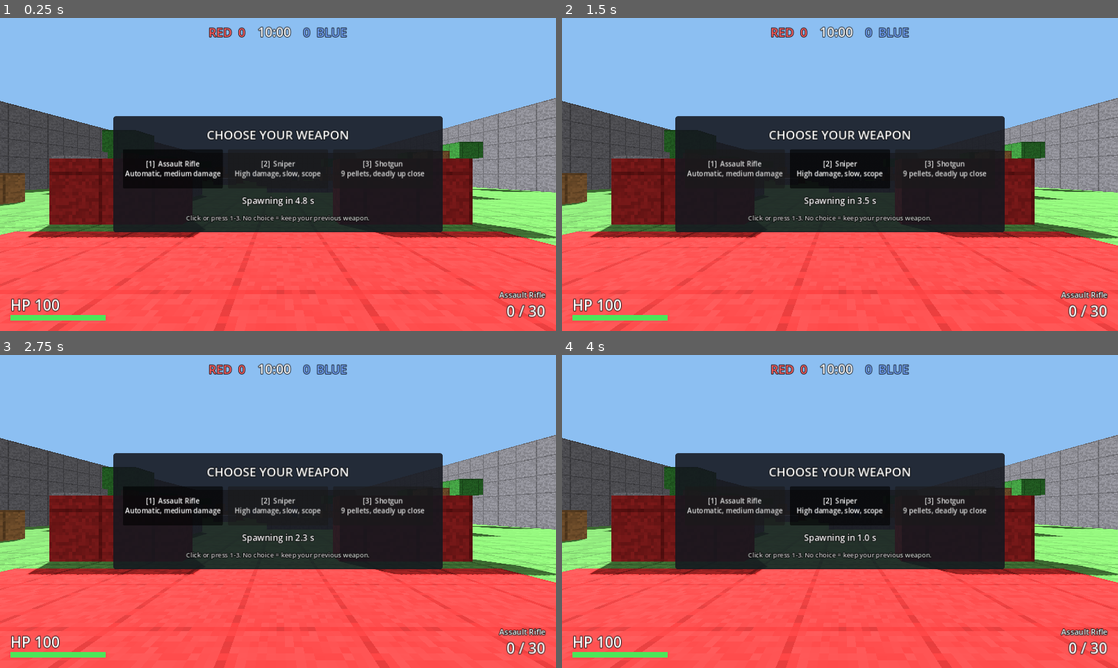
Above: before the commit, frames 1-4 (two rows, left to right).
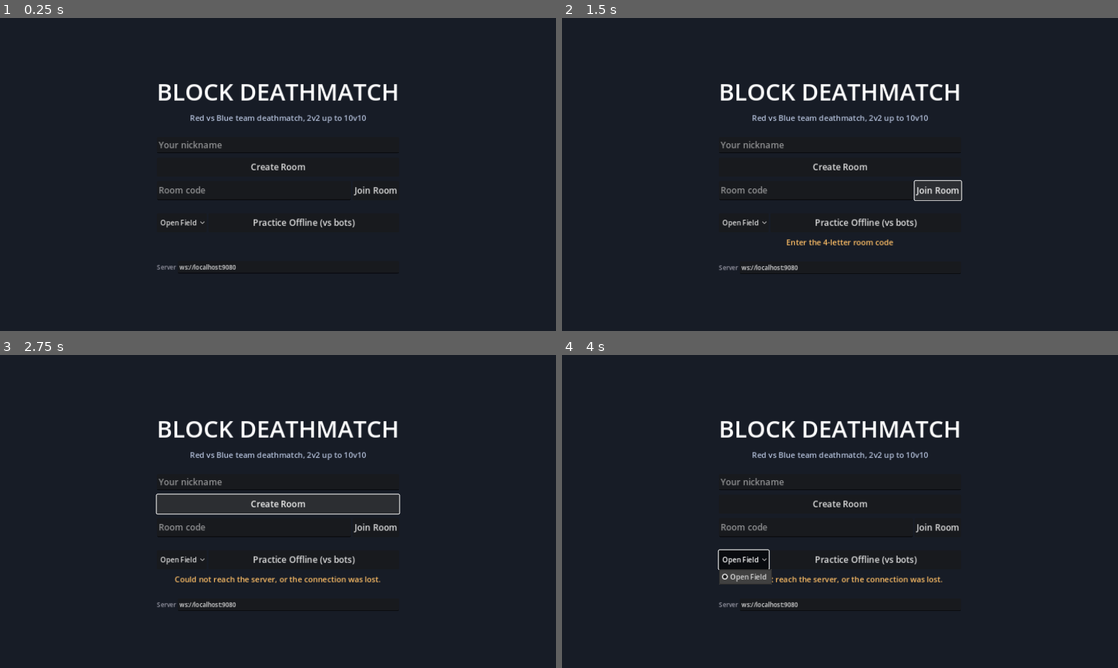
Above: after the commit, the same moments.

Repository: HarisSuta34/deathmatch_game
Game: Godot game, scene res://main.tscn
Two runs of this game, one before a commit and one after it. Both use one fixed random seed, a clock stepped at 60 frames per second and the inputs below.
Inputs (mouse positions are in pixels of both pictures, inside the frame that each line leads up to):
- Up to frame 1 (0.25 s): no input
- Up to frame 2 (1.5 s): click (840, 168) at 0.5 s, where only the run after the commit has a clickable "Create Room"; click (940, 190) at 1.25 s, where only the run after the commit has a clickable "Join Room"
- Up to frame 3 (2.75 s): click (172, 505) at 2 s, where only the run before the commit has a clickable "[1] Assault Rifle Automatic, …"
- Up to frame 4 (4 s): click (840, 505) at 2.75 s, where only the run before the commit has a clickable "[2] Sniper High damage, slow,…"; click (745, 558) at 3.5 s, where only the run after the commit has a clickable "Open Field"

The runs differ from the first frame. In frame 1, 83% of the frame differs, in the area x 0-100%, y 0-100%; in frame 2, 82%; in frame 3, 84%; in frame 4, 82%.

Commit message:
Milestone 3: WebSocket server/client, rooms with codes, lobby, interpolation, server-authoritative combat
Co-Authored-By: Claude Fable 5.2 <noreply@anthropic.com>

Diff:
--- /dev/null
+++ b/scripts/client/menu.gd
@@ -0,0 +1,259 @@
+extends Control
+# Main menu (nickname, create/join room, practice) and the room lobby. Built in code.
+
+const Config = preload("res://scripts/config.gd")
+const Maps = preload("res://scripts/shared/maps.gd")
+const Room = preload("res://scripts/shared/room.gd")
+
+const MINUTES := [5, 10, 15]
+const SETTINGS := "user://settings.cfg"
+
+var main_page: VBoxContainer
+var lobby_page: VBoxContainer
+var nick_edit: LineEdit
+var code_edit: LineEdit
+var url_edit: LineEdit
+var practice_map: OptionButton
+var status: Label
+var code_label: Label
+var count_label: Label
+var players_box: VBoxContainer
+var map_opt: OptionButton
+var len_opt: OptionButton
+var start_btn: Button
+var lobby_msg: Label
+var _pending := []    # [msg, args] to send as soon as we are connected
+var _lobby := {}
+
+
+func _ready() -> void:
+	set_anchors_and_offsets_preset(PRESET_FULL_RECT)
+	var bg := ColorRect.new()
+	bg.color = Color(0.09, 0.11, 0.15)
+	bg.set_anchors_and_offsets_preset(PRESET_FULL_RECT)
+	add_child(bg)
+	var center := CenterContainer.new()
+	center.set_anchors_and_offsets_preset(PRESET_FULL_RECT)
+	add_child(center)
+	var holder := VBoxContainer.new()
+	center.add_child(holder)
+	_build_main(holder)
+	_build_lobby(holder)
+	lobby_page.visible = false
+	Net.message.connect(_on_msg)
+	Net.connected.connect(_on_connected)
+	Net.disconnected.connect(_on_disconnected)
+	var cfg := ConfigFile.new()
+	if cfg.load(SETTINGS) == OK:
+		nick_edit.text = cfg.get_value("player", "nick", "")
+
+
+func _build_main(holder: Control) -> void:
+	main_page = _page(holder)
+	main_page.add_child(_label("BLOCK DEATHMATCH", 54))
+	main_page.add_child(_label("Red vs Blue team deathmatch, 2v2 up to 10v10", 18, Color(0.7, 0.75, 0.85)))
+	main_page.add_child(_gap(10))
+	nick_edit = _edit("Your nickname", 16)
+	main_page.add_child(nick_edit)
+	main_page.add_child(_button("Create Room", func() -> void: _go("create", [_nick()])))
+	var join := HBoxContainer.new()
+	code_edit = _edit("Room code", 4)
+	code_edit.size_flags_horizontal = SIZE_EXPAND_FILL
+	code_edit.text_submitted.connect(func(_t: String) -> void: _join())
+	join.add_child(code_edit)
+	join.add_child(_button("Join Room", _join))
+	main_page.add_child(join)
+	main_page.add_child(_gap(10))
+	var prac := HBoxContainer.new()
+	practice_map = OptionButton.new()
+	for n: String in Maps.NAMES:
+		practice_map.add_item(n)
+	prac.add_child(practice_map)
+	var pb := _button("Practice Offline (vs bots)", func() -> void:
+		_save()
+		Net.start_practice(_nick(), practice_map.selected))
+	pb.size_flags_horizontal = SIZE_EXPAND_FILL
+	prac.add_child(pb)
+	main_page.add_child(prac)
+	status = _label("", 18, Color(1, 0.75, 0.4))
+	status.autowrap_mode = TextServer.AUTOWRAP_WORD_SMART
+	main_page.add_child(status)
+	main_page.add_child(_gap(10))
+	var srv := HBoxContainer.new()
+	srv.add_child(_label("Server", 14, Color(0.6, 0.6, 0.65)))
+	url_edit = _edit("ws://localhost:9080", 200)
+	url_edit.text = Config.server_url()
+	url_edit.add_theme_font_size_override("font_size", 14)
+	url_edit.size_flags_horizontal = SIZE_EXPAND_FILL
+	srv.add_child(url_edit)
+	main_page.add_child(srv)
+
+
+func _build_lobby(holder: Control) -> void:
+	lobby_page = _page(holder)
+	lobby_page.add_child(_label("ROOM CODE", 18, Color(0.7, 0.75, 0.85)))
+	code_label = _label("", 72, Color(1, 0.9, 0.4))
+	lobby_page.add_child(code_label)
+	lobby_page.add_child(_label("Share this code with your friends", 16, Color(0.7, 0.75, 0.85)))
+	count_label = _label("", 22)
+	lobby_page.add_child(count_label)
+	players_box = VBoxContainer.new()
+	lobby_page.add_child(players_box)
+	lobby_page.add_child(_gap(6))
+	map_opt = OptionButton.new()
+	for n: String in Maps.NAMES:
+		map_opt.add_item(n)
+	len_opt = OptionButton.new()
+	for m: int in MINUTES:
+		len_opt.add_item("%d minutes" % m)
+	for o: OptionButton in [map_opt, len_opt]:
+		o.size_flags_horizontal = SIZE_EXPAND_FILL
+		o.item_selected.connect(func(_i: int) -> void:
+			Net.send("set_opt", [map_opt.selected, MINUTES[len_opt.selected]]))
+	var opts := GridContainer.new()
+	opts.columns = 2
+	opts.add_child(_label("Map", 18))
+	opts.add_child(map_opt)
+	opts.add_child(_label("Match length  ", 18))
+	opts.add_child(len_opt)
+	lobby_page.add_child(opts)
+	start_btn = _button("Start Match", func() -> void: Net.send("start"))
+	lobby_page.add_child(start_btn)
+	lobby_msg = _label("", 18, Color(1, 0.75, 0.4))
+	lobby_page.add_child(lobby_msg)
+	lobby_page.add_child(_button("Leave Room", func() -> void:
+		Net.send("leave")
+		_show_main("")))
+
+
+# ---------- flow ----------
+
+func _nick() -> String:
+	var n := nick_edit.text.strip_edges()
+	return n if n != "" else "Player"
+
+
+func _save() -> void:
+	var cfg := ConfigFile.new()
+	cfg.set_value("player", "nick", nick_edit.text)
+	cfg.save(SETTINGS)
+
+
+func _join() -> void:
+	var code := code_edit.text.strip_edges().to_upper()
+	if code.length() != 4:
+		status.text = "Enter the 4-letter room code"
+	else:
+		_go("join", [code, _nick()])
+
+
+# Sends a create/join request, connecting to the server first if needed.
+func _go(msg: String, args: Array) -> void:
+	_save()
+	if Net.is_online():
+		Net.send(msg, args)
+	else:
+		_pending = [msg, args]
+		status.text = "Connecting to the server... (a sleeping free server can take a minute)"
+		Net.connect_to(url_edit.text.strip_edges())
+
+
+func _on_connected() -> void:
+	status.text = ""
+	if not _pending.is_empty():
+		Net.send(_pending[0], _pending[1])
+		_pending = []
+
+
+func _on_disconnected() -> void:
+	_pending = []
+	_show_main("Could not reach the server, or the connection was lost.")
+
+
+func _show_main(text: String) -> void:
+	lobby_page.visible = false
+	main_page.visible = true
+	status.text = text
+
+
+func _on_msg(msg: String, a: Array) -> void:
+	match msg:
+		"lobby":
+			if Net.local_room:      # practice match finished
+				Net.close()
+				_show_main("")
+				return
+			_lobby = a[0]
+			_refresh()
+			if _lobby.state == "lobby":
+				main_page.visible = false
+				lobby_page.visible = true
+		"error":
+			if lobby_page.visible:
+				lobby_msg.text = a[0]
+			else:
+				status.text = a[0]
+
+
+func _refresh() -> void:
+	var list: Array = _lobby.players
+	var host: bool = _lobby.host == Net.my_id
+	code_label.text = _lobby.code
+	count_label.text = "Players (%d/%d)" % [list.size(), Room.MAX_PLAYERS]
+	for ch in players_box.get_children():
+		ch.queue_free()
+	for e: Array in list:
+		var text: String = e[1]
+		if e[0] == _lobby.host:
+			text += "   (host)"
+		players_box.add_child(_label(text, 18, Color(1, 0.9, 0.4) if e[0] == Net.my_id else Color.WHITE))
+	map_opt.select(_lobby.map)
+	len_opt.select(MINUTES.find(_lobby.minutes))
+	map_opt.disabled = not host
+	len_opt.disabled = not host
+	start_btn.disabled = not host
+	start_btn.text = "Start Match" if host else "Waiting for the host to start"
+	var n := list.size()
+	lobby_msg.text = "" if n >= 4 and n <= Room.MAX_PLAYERS and n % 2 == 0 else Room.START_ERROR
+
+
+# ---------- widgets ----------
+
+func _page(holder: Control) -> VBoxContainer:
+	var v := VBoxContainer.new()
+	v.custom_minimum_size.x = 460
+	v.add_theme_constant_override("separation", 10)
+	holder.add_child(v)
+	return v
+
+
+func _label(text: String, size: int, color := Color.WHITE) -> Label:
+	var l := Label.new()
+	l.text = text
+	l.horizontal_alignment = HORIZONTAL_ALIGNMENT_CENTER
+	l.add_theme_font_size_override("font_size", size)
+	l.add_theme_color_override("font_color", color)
+	return l
+
+
+func _edit(placeholder: String, max_len: int) -> LineEdit:
+	var e := LineEdit.new()
+	e.placeholder_text = placeholder
+	e.max_length = max_len
+	e.add_theme_font_size_override("font_size", 20)
+	return e
+
+
+func _button(text: String, action: Callable) -> Button:
+	var b := Button.new()
+	b.text = text
+	b.custom_minimum_size.y = 44
+	b.add_theme_font_size_override("font_size", 20)
+	b.pressed.connect(action)
+	return b
+
+
+func _gap(h: float) -> Control:
+	var c := Control.new()
+	c.custom_minimum_size.y = h
+	return c
--- /dev/null
+++ b/scripts/dev/bot.gd
@@ -0,0 +1,88 @@
+extends Node
+# Headless test client used by tools/test_net.ps1 (not part of the game).
+#   ++ --bot=create   creates a room, writes its code to user://bot_code.txt, starts at 4 players
+#   ++ --bot=join     joins the room from that file
+# In the match every bot stands at a fixed duel spot and shoots at the first living enemy.
+
+const CODE_FILE := "user://bot_code.txt"
+
+var mode := ""
+var port := 9080
+var teams := {}
+var enemy_pos := {}
+var alive := false
+var pos := Vector3.ZERO
+var tick := 0.0
+var in_match := false
+var _send_t := 0.0
+var _shoot_t := 0.0
+
+
+func _ready() -> void:
+	Net.message.connect(_on_msg)
+	Net.connected.connect(func() -> void:
+		if mode == "create":
+			Net.send("create", ["Creator"])
+		else:
+			Net.send("join", [FileAccess.get_file_as_string(CODE_FILE).strip_edges(), "Bot%d" % (randi() % 1000)]))
+	Net.disconnected.connect(func() -> void:
+		print("BOT disconnected")
+		get_tree().quit(1))
+	Net.connect_to("ws://localhost:%d" % port)
+
+
+func _on_msg(msg: String, a: Array) -> void:
+	match msg:
+		"joined":
+			print("BOT joined room ", a[0])
+			if mode == "create":
+				FileAccess.open(CODE_FILE, FileAccess.WRITE).store_string(a[0])
+		"lobby":
+			if a[0].state == "lobby" and in_match:
+				print("BOT back in lobby")
+				get_tree().quit()
+			elif mode == "create" and a[0].players.size() == 4 and not in_match:
+				Net.send("start")
+		"error":
+			print("BOT error: ", a[0])
+		"match_start":
+			in_match = true
+			for e: Array in a[2]:
+				teams[e[0]] = e[2]
+			print("BOT match started, my team ", teams[Net.my_id])
+		"spawn":
+			if a[0] == Net.my_id:
+				alive = true
+				pos = Vector3(10 + (Net.my_id % 5), 0.1, -10 if teams[Net.my_id] == 0 else -22)
+		"snap":
+			tick = a[0]
+			enemy_pos.clear()
+			var ids: PackedInt32Array = a[2]
+			var d: PackedFloat32Array = a[3]
+			for j in ids.size():
+				if teams.get(ids[j], -1) != teams[Net.my_id] and (int(d[j * 6 + 5]) & 1) != 0:
+					enemy_pos[ids[j]] = Vector3(d[j * 6], d[j * 6 + 1], d[j * 6 + 2])
+		"hit":
+			if a[0] == Net.my_id:
+				print("BOT took damage, hp ", a[1])
+		"kill":
+			if a[1] == Net.my_id:
+				alive = false
+			print("BOT kill event: %d killed %d with %s, scores %s" % [a[0], a[1], a[2], a[3]])
+		"match_end":
+			print("BOT match end: scores %s winner %d" % [a[0], a[1]])
+
+
+func _process(delta: float) -> void:
+	if not alive:
+		return
+	_send_t += delta
+	_shoot_t += delta
+	if _send_t >= 0.05:
+		_send_t = 0.0
+		Net.send("state", [pos, 0.0, 0.0, 0])
+	if _shoot_t >= 0.3 and not enemy_pos.is_empty():
+		_shoot_t = 0.0
+		var origin := pos + Vector3(0, 1.5, 0)
+		var target: Vector3 = enemy_pos.values()[0] + Vector3(0, 1, 0)
+		Net.send("shoot", [origin, (target - origin).normalized(), randi() & 0xFFFF, tick])
--- a/scripts/main.gd
+++ b/scripts/main.gd
@@ -2,36 +2,76 @@
 # Entry point. Sets up input actions and switches between menu and match.
 
 const Game = preload("res://scripts/client/game.gd")
+const Menu = preload("res://scripts/client/menu.gd")
+const Config = preload("res://scripts/config.gd")
 
 var game: Node3D
+var menu: Control
 
 
+# Command line (after `++`):  --server [--port=9080] [--dev] [--match-seconds=N]
+#   --dev            lets the host start with any player count (local testing)
+#   --match-seconds  overrides the match length (testing)
+# Dev tools: --practice, --shot=file.png, --bot=create|join
 func _ready() -> void:
+	var opt := {}
+	for a in OS.get_cmdline_user_args():
+		var kv := a.trim_prefix("--").split("=", true, 1)
+		opt[kv[0]] = kv[1] if kv.size() > 1 else ""
+	if opt.has("server") or OS.has_feature("dedicated_server"):
+		_start_server(opt)
+		return
+	if opt.has("bot"):
+		var bot: Node = load("res://scripts/dev/bot.gd").new()
+		bot.mode = opt.bot
+		bot.port = int(opt.get("port", Config.DEFAULT_PORT))
+		add_child(bot)
+		return
 	_setup_input()
 	Net.message.connect(_on_msg)
-	Net.start_practice("You", 0)
-	for a in OS.get_cmdline_user_args():
-		if a.begins_with("--shot="):
-			_screenshot(a.trim_prefix("--shot="))
+	Net.disconnected.connect(_end_game)
+	menu = Menu.new()
+	add_child(menu)
+	if opt.has("practice"):
+		Net.start_practice("Tester", int(opt.practice))
+	if opt.has("shot"):
+		_screenshot(opt.shot)
+
+
+func _start_server(opt: Dictionary) -> void:
+	var port := int(opt.get("port", OS.get_environment("PORT")))
+	if port <= 0:
+		port = Config.DEFAULT_PORT
+	Net.dev = opt.has("dev")
+	Net.dev_seconds = float(opt.get("match-seconds", 0))
+	Engine.physics_ticks_per_second = 30
+	Engine.max_fps = 30
+	if Net.start_server(port):
+		print("Server listening on port %d%s" % [port, "  (dev mode)" if Net.dev else ""])
+	else:
+		printerr("Could not listen on port %d" % port)
+		get_tree().quit(1)
 
 
 func _on_msg(msg: String, a: Array) -> void:
 	match msg:
 		"match_start":
 			_end_game()
+			menu.visible = false
 			game = Game.new()
 			add_child(game)
 			game.setup(a)
 		"lobby":
-			if a[0].state == "lobby" and game:
+			if a[0].state == "lobby":
 				_end_game()
-				Net.start_practice("You", 0)
 
 
+# Leaves the match view and shows the menu/lobby again.
 func _end_game() -> void:
 	if game:
 		game.queue_free()
 		game = null
+	menu.visible = true
 	Input.mouse_mode = Input.MOUSE_MODE_VISIBLE
 
 
Not shown, changed: PROGRESS.md
Not shown, added: tools/play_local.ps1
Not shown, added: tools/test_net.ps1
